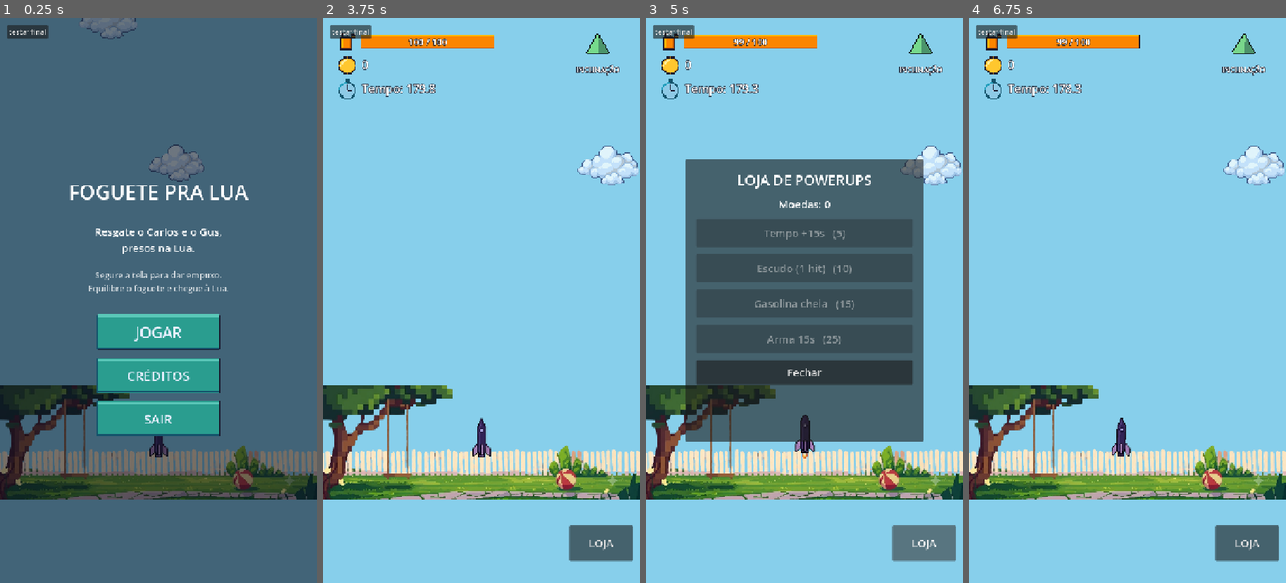
Above: before the commit, frames 1-4 (left to right).
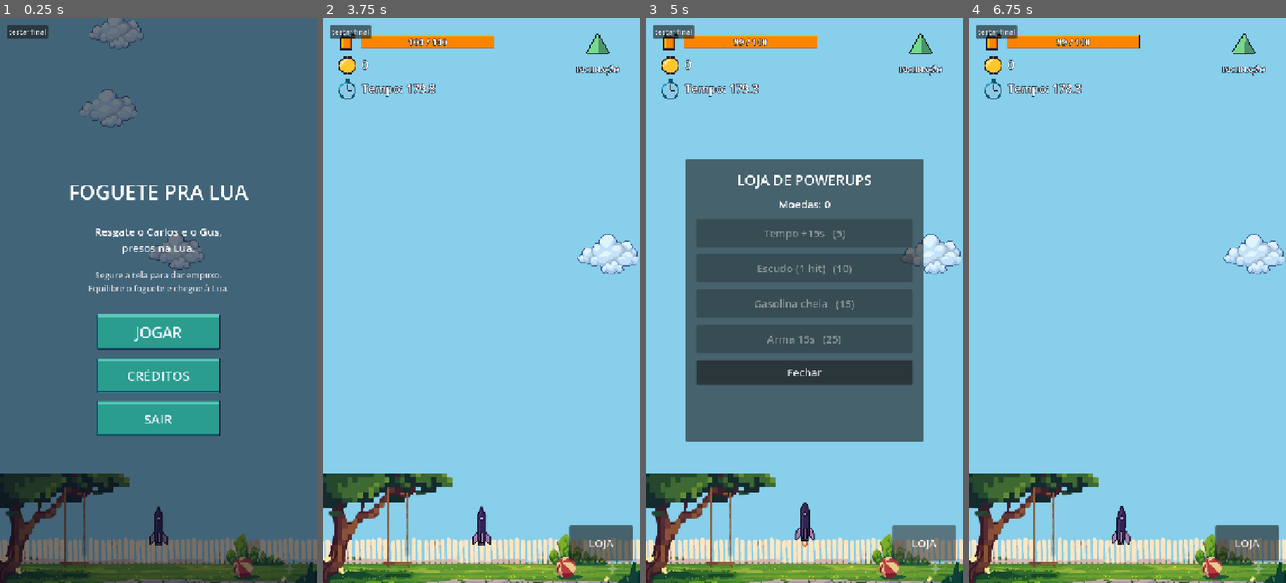
Above: after the commit, the same moments.

Repository: lucasevero/foguete-pra-lua
Game: Godot game, scene res://main.tscn
Same seed, same stepped clock (60 frames per second), same inputs: the game is played once before the commit and once after it.
Inputs:
- Up to frame 1 (0.25 s): no input
- Up to frame 2 (3.75 s): click "JOGAR" at 0.5 s; click "testar final" at 1.25 s; click "Atender" at 2 s; click "Pular" at 2.75 s; click "REINICIAR" at 3.5 s
- Up to frame 3 (5 s): click "LOJA" at 4.25 s
- Up to frame 4 (6.75 s): click "Fechar" at 5 s; click "LOJA" at 5.75 s; click "Fechar" at 6.5 s

The runs differ from the first frame. In frame 1, 19% of the frame differs, in the area x 0-100%, y 0-100%; in frame 2, 20%; in frame 3, 20%; in frame 4, 20%, in the area x 0-100%, y 22-100%.

Commit message:
fix: cenário desce até a base da tela + foguete pisando no chão

Diff:
--- a/main.tscn
+++ b/main.tscn
@@ -23,13 +23,13 @@
 [node name="Background" parent="." instance=ExtResource("1")]
 
 [node name="Ground" type="StaticBody2D" parent="."]
-position = Vector2(0, 974)
+position = Vector2(0, 1174)
 
 [node name="GroundCollision" type="CollisionShape2D" parent="Ground"]
 shape = SubResource("floor")
 
 [node name="Player" parent="." instance=ExtResource("2")]
-position = Vector2(360, 950)
+position = Vector2(360, 1150)
 
 [node name="AsteroidSpawner" type="Node2D" parent="."]
 script = ExtResource("3")
--- a/parallax_bg.gd
+++ b/parallax_bg.gd
@@ -10,8 +10,8 @@
 
 @export var earth_sky: Color = Color(0.53, 0.81, 0.92)
 @export var deep_space: Color = Color(0.02, 0.02, 0.08)
-@export var ground_y: float = 950.0    # chão/cidade no início (casar com player start ~950)
-@export var moon_y: float = -9050.0    # deve casar com moon de game_manager (start 950 + offset -10000)
+@export var ground_y: float = 1150.0   # chão/cidade no início: baixado p/ a imagem encher até a base da tela (casar com player start)
+@export var moon_y: float = -8850.0    # deve casar com moon de game_manager (start 1150 + offset -10000)
 @export var cloud_count: int = 16      # nuvens pequenas espalhadas pela zona baixa
 
 @onready var sky_rect: ColorRect = $SkyLayer/SkyRect
Not shown, changed: .claude/devlog/integration.md
Not shown, changed: .claude/devlog/pickups.md
